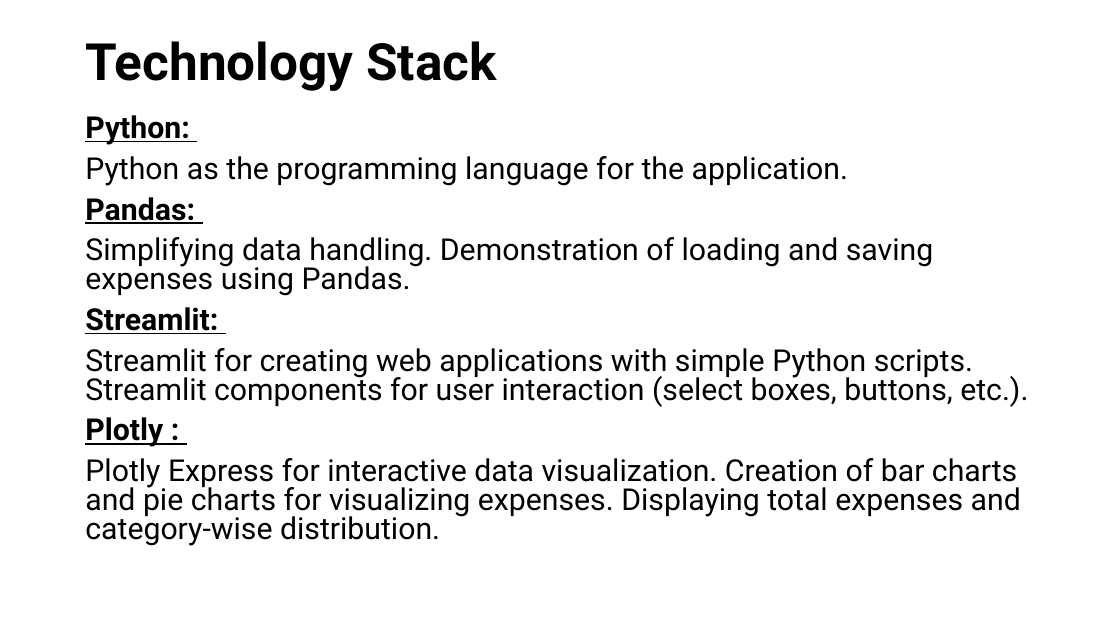
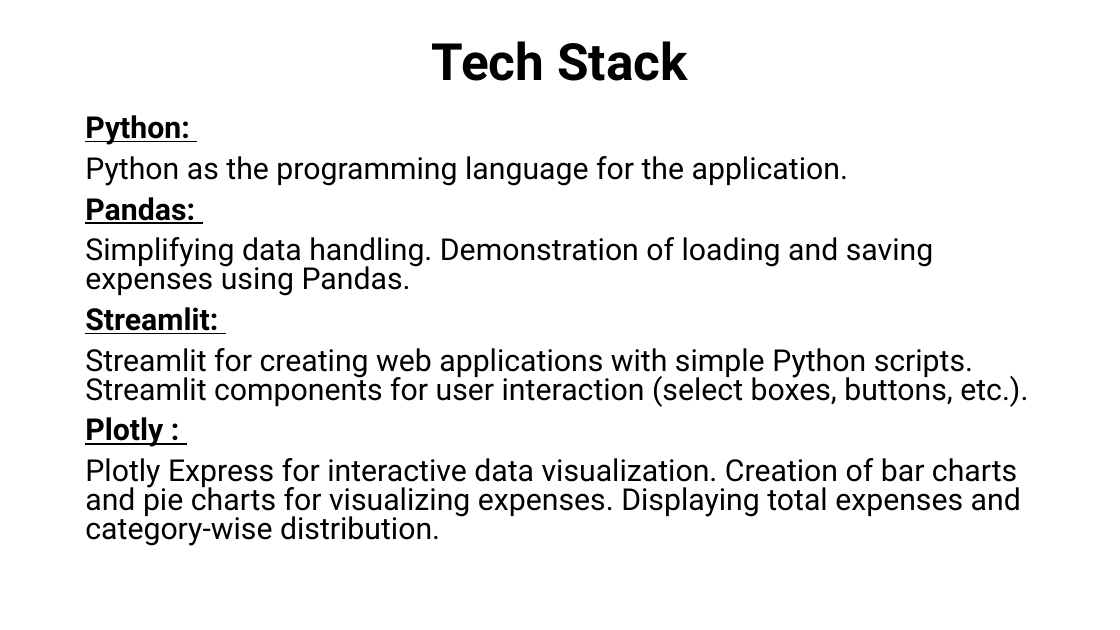
Before and after one commit to Vijaiey88/Scifor_Technologies_Work, a slide deck: slide 4 of Project1/Expense_tracker/Project1.pptx. Drawn at 1120x630 pixels with LibreOffice and Linux fonts; fonts in the diff are those of the drawing. Boxes give left, top, right and bottom in pixels: in the first picture for what was removed or moved away, otherwise in the second. Text is boxed around its words. In the diff, an @@ line names an element or a change of style, - is before the commit and + after.

```diff
--- a/Project1/Expense_tracker/Project1.pptx
+++ b/Project1/Expense_tracker/Project1.pptx
@@ title at <box>432,41,687,81</box>: text changed @@
-Technology Stack
+Tech Stack
```
Also in this commit, not shown: 3 other slides changed, 2 other files.
